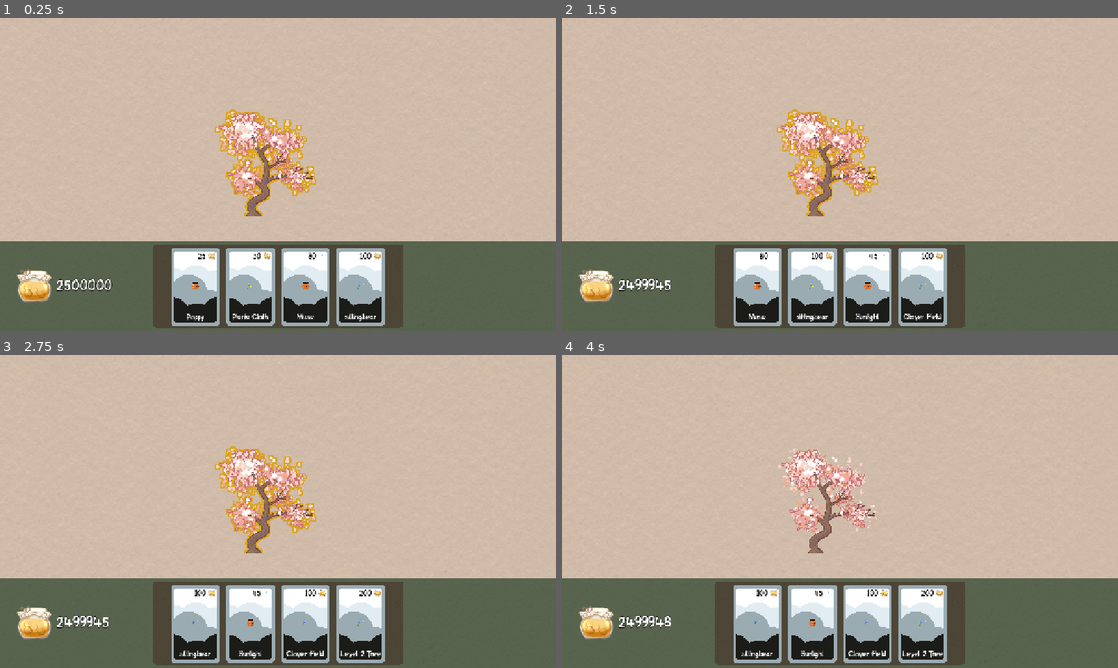
Above: before the commit, frames 1-4 (two rows, left to right).
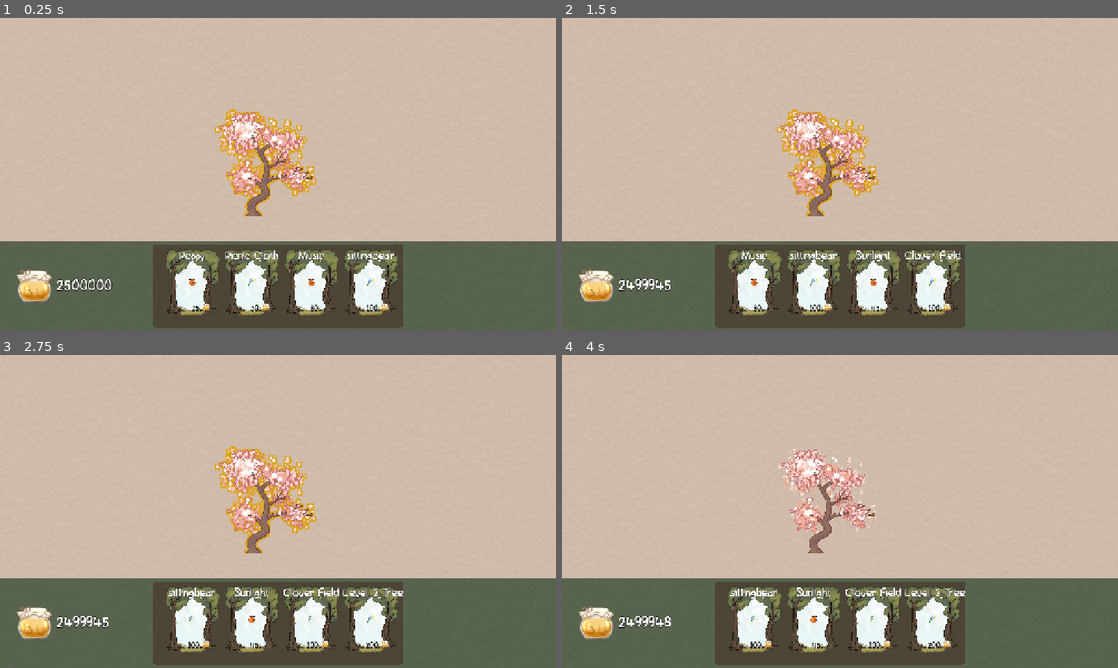
Above: after the commit, the same moments.

Repository: starcereal/project-bears
Game: Godot game, scene res://Scenes/World/world.tscn
The game is run twice, just before and just after one commit, with the same random seed, the same clock (stepped at 60 frames per second) and the same inputs. Sound files missing from this copy of the repository are replaced by a short silence.
Inputs (mouse positions are in pixels of both pictures, inside the frame that each line leads up to):
- Up to frame 1 (0.25 s): no input
- Up to frame 2 (1.5 s): click (756, 287) at 0.52 s; click (756, 287) at 1.27 s
- Up to frame 3 (2.75 s): click (194, 624) at 2.02 s
- Up to frame 4 (4 s): tap Enter at 2.75 s; move the mouse to (828, 498) at 2.77 s; press the mouse at (828, 498) at 2.78 s; tap Space at 3.5 s; move the mouse to (728, 527) at 3.52 s; release the mouse at (728, 527) at 3.53 s; click (728, 527) at 3.6 s

The runs differ from the first frame. In frame 1, 8.1% of the frame differs, in the area x 29-72%, y 73-99%; in frame 2, 8.1%; in frame 3, 8.1%; in frame 4, 8.1%.

Commit message:
added card

Diff:
--- a/Scenes/UI/hud.tscn
+++ b/Scenes/UI/hud.tscn
@@ -66,7 +66,7 @@
 offset_top = 8.0
 offset_right = 568.0
 offset_bottom = 184.0
-theme_override_constants/separation = 15
+theme_override_constants/separation = 25
 alignment = 1
 
 [node name="HoneyLabelContainer" type="Control" parent="."]
--- a/Scenes/UI/resource_label_particle.tscn
+++ b/Scenes/UI/resource_label_particle.tscn
@@ -158,6 +158,7 @@
 script = ExtResource("1_qiov7")
 
 [node name="ResourceLabelParticle" type="Label" parent="."]
+layout_mode = 0
 offset_right = 128.0
 offset_bottom = 49.0
 scale = Vector2(0.5, 0.5)
--- a/Scenes/UI/upgrade_card.tscn
+++ b/Scenes/UI/upgrade_card.tscn
@@ -1,7 +1,7 @@
 [gd_scene load_steps=10 format=3 uid="uid://cbsdptvmm6com"]
 
 [ext_resource type="Script" uid="uid://ddqv6imwnowgx" path="res://Scripts/UI/upgrade_card.gd" id="1_djitu"]
-[ext_resource type="Texture2D" uid="uid://dmf8o2xs443uk" path="res://Assets/UI/whitecardback.png" id="1_i5unv"]
+[ext_resource type="Texture2D" uid="uid://bijxof3fwo577" path="res://Assets/UI/Picnic_card_design_big.png" id="2_ua3pj"]
 [ext_resource type="Texture2D" uid="uid://ctqi731tpaaa5" path="res://Assets/UI/Icons/honey_icon.png" id="3_si1xg"]
 [ext_resource type="AudioStream" uid="uid://b5beppas5vipy" path="res://Assets/Sounds/SFX/Cards/Coin Bag Drop Wood A.wav" id="4_ua3pj"]
 [ext_resource type="AudioStream" uid="uid://f80rmvgi2wl7" path="res://Assets/Sounds/SFX/Cards/Coin Bag Drop Wood B.wav" id="5_si1xg"]
@@ -28,21 +28,24 @@
 layout_mode = 0
 offset_right = 80.0
 offset_bottom = 128.0
-scale = Vector2(1.4, 1.4)
+scale = Vector2(0.09, 0.09)
 mouse_default_cursor_shape = 2
-texture_normal = ExtResource("1_i5unv")
+texture_normal = ExtResource("2_ua3pj")
 
 [node name="UpgradeLabel" type="Label" parent="."]
 layout_mode = 0
-offset_top = 152.0
-offset_right = 112.0
-offset_bottom = 169.0
+offset_top = 8.0
+offset_right = 128.0
+offset_bottom = 33.0
+theme_override_colors/font_outline_color = Color(0, 0, 0, 1)
+theme_override_constants/outline_size = 2
+theme_override_font_sizes/font_size = 24
 text = "cool flower"
 horizontal_alignment = 1
 vertical_alignment = 1
 
 [node name="UpgradeIcon" type="Sprite2D" parent="."]
-position = Vector2(56, 88)
+position = Vector2(64, 80)
 texture = ExtResource("3_si1xg")
 
 [node name="BuySound" type="AudioStreamPlayer2D" parent="."]
@@ -51,16 +54,16 @@
 [node name="CostLabel" type="Label" parent="."]
 layout_mode = 0
 offset_left = 8.0
-offset_top = 8.0
+offset_top = 128.0
 offset_right = 80.0
-offset_bottom = 32.0
+offset_bottom = 152.0
 theme_override_colors/font_color = Color(0, 0, 0, 1)
 text = "16"
 horizontal_alignment = 2
 vertical_alignment = 1
 
 [node name="CostIcon" type="Sprite2D" parent="."]
-position = Vector2(94, 18)
+position = Vector2(96, 136)
 scale = Vector2(0.2, 0.2)
 texture = ExtResource("3_si1xg")
 
--- a/Scripts/UI/hud.gd
+++ b/Scripts/UI/hud.gd
@@ -77,4 +77,3 @@
 
 func _on_income_timer_timeout() -> void:
 	Global.honey_count += Global.calc_income_per_sec(Global.honey_per_second, Global.hps_multiplier)
-	Global.pollen_count += Global.calc_income_per_sec(Global.pollen_per_second, Global.pps_multiplier)
Binary file added: Assets/UI/Picnic_card_design_big.png
Not shown, added: Assets/UI/Picnic_card_design_big.png.import
